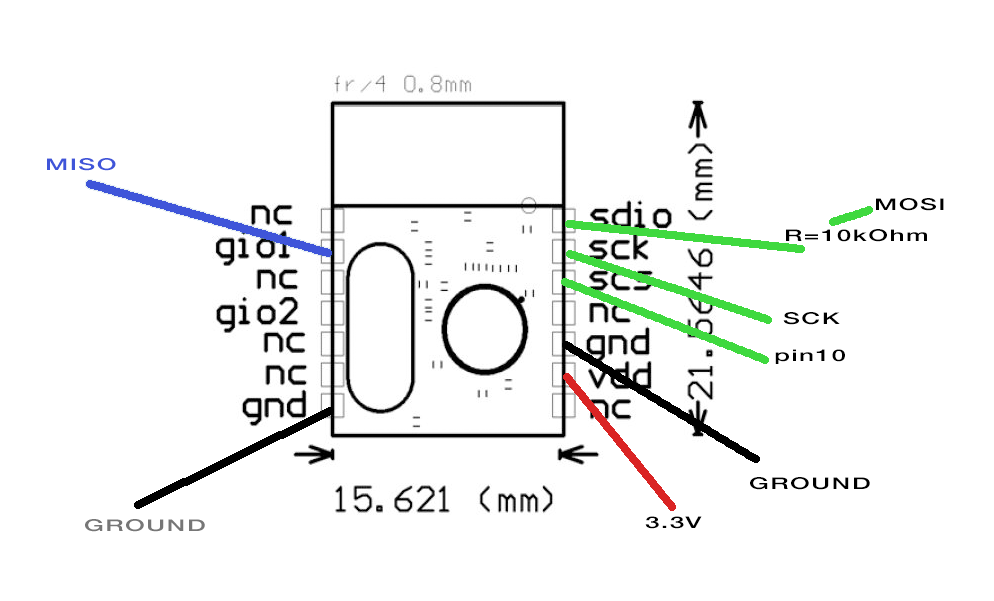
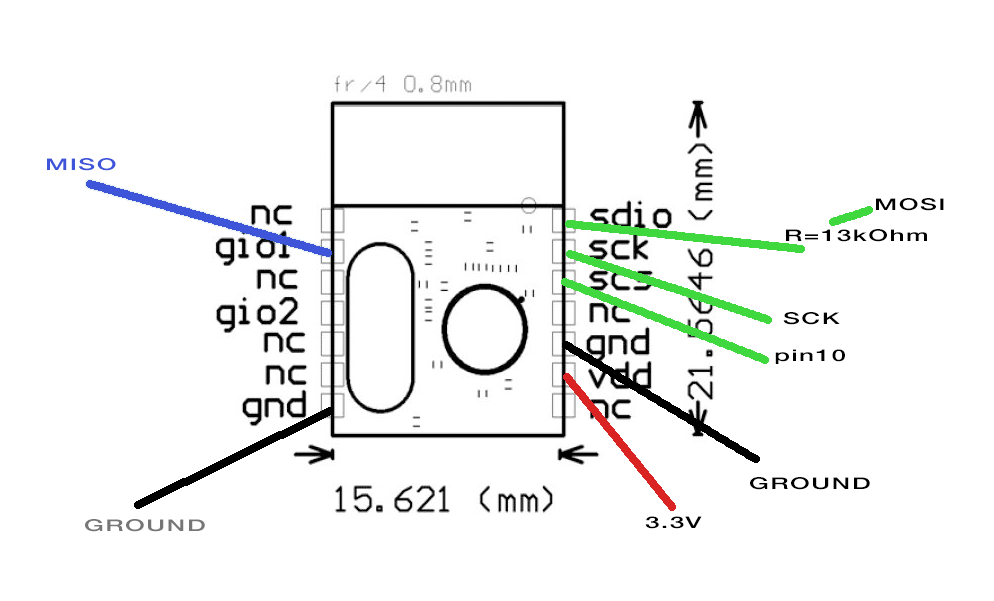
Revision of a layered 994px x 601px image; what changed, layer by layer:
renamed "R=10kOhm" to "R=13kOhm", painted on it over left=837, top=229, right=851, bottom=242
